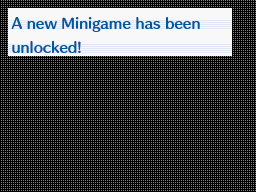
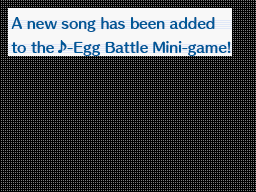
Comparing the layer stacks of the two 256px x 192px images. Changes:
renamed "A new Minigame has been unlocked!" to "A new Mini-game has been unlocked!", hid it, painted on it over (11, 17, 206, 54)
renamed "A new song has been added to the ♪-Egg Battle Minigame!" to "A new song has been added to the ♪-Egg Battle Mini-game!", showed it, painted on it over (11, 17, 231, 56)
